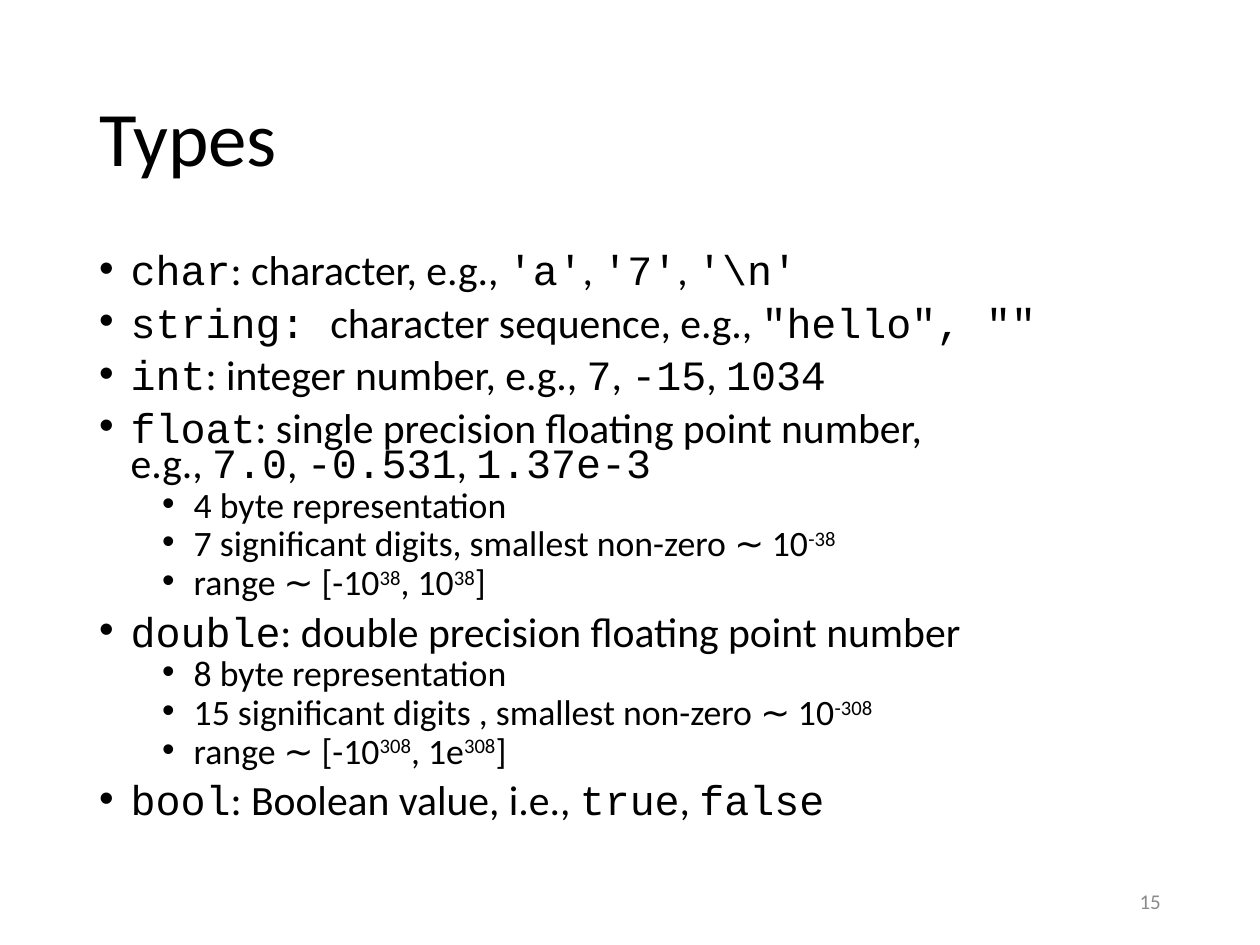
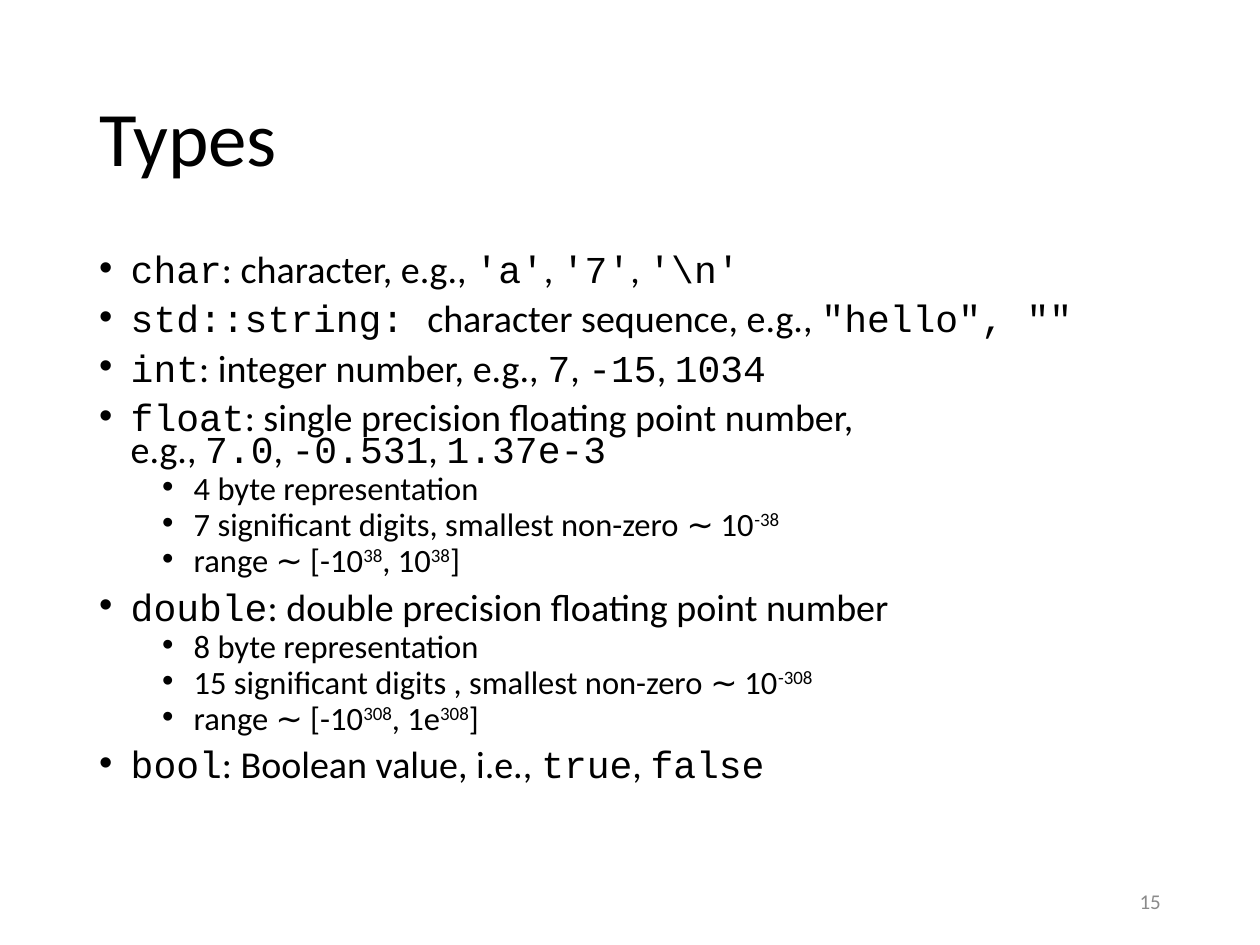
Before and after one commit to gjbex/training-material, a slide deck: slide 15 of CPlusPlus/scientific_cpp.pptx. Drawn at 1260x945 pixels with LibreOffice and Linux fonts; fonts in the diff are those of the drawing. Boxes give left, top, right and bottom in pixels: in the first picture for what was removed or moved away, otherwise in the second. Text is boxed around its words. In the diff, an @@ line names an element or a change of style, - is before the commit and + after.

```diff
--- a/CPlusPlus/scientific_cpp.pptx
+++ b/CPlusPlus/scientific_cpp.pptx
@@ text at (131, 256, 888, 783): size 23.8 to 21.7 pt in "char: character, e.g., 'a', '7', '\n'", "int: integer number, e.g., 7, -15, 1034", "float: single precision floating point number, e.g., ...", "double: double precision floating point number" and 1 more places; size 20.4 to 18.6 pt in "4 byte representation", "7 significant digits, smallest non-zero ∼ 10-38", "range ∼ [-1038, 1038]", "8 byte representation" and 2 more places @@
@@ text at (131, 305, 1003, 340): text changed; size 23.8 to 21.7 pt @@
-• string: character sequence, e.g., "hello", ""
+• std::string: character sequence, e.g., "hello", ""
```
Also in this commit, not shown: 3 other slides changed.
